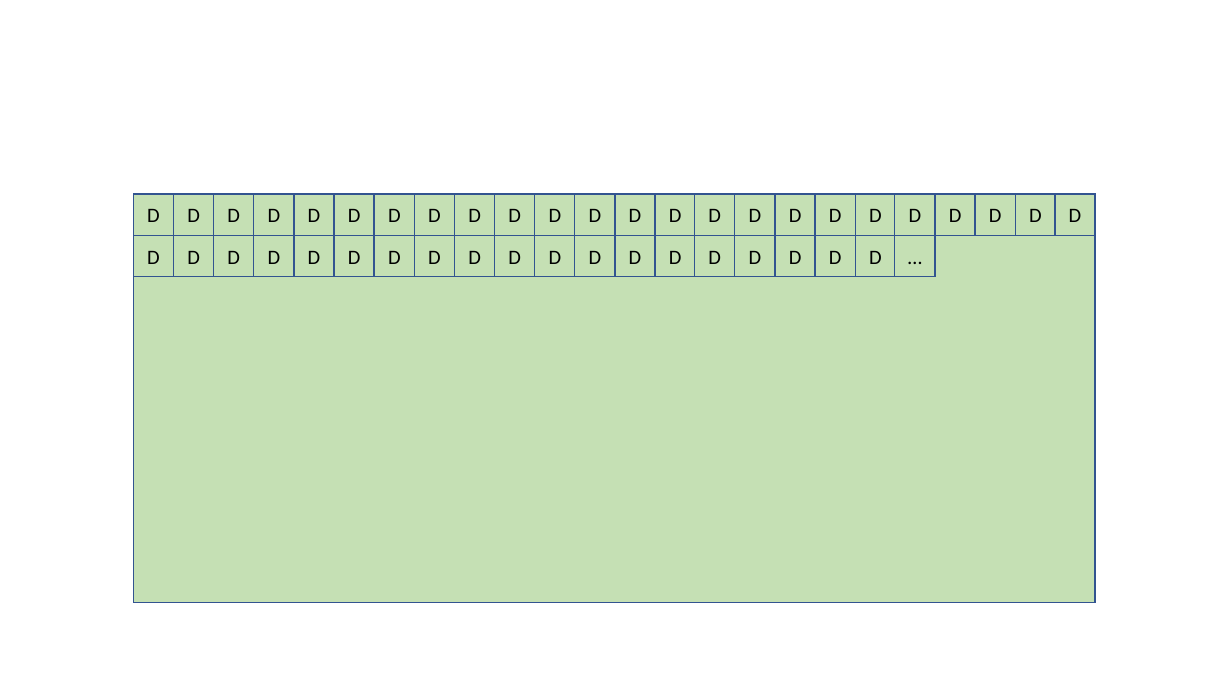
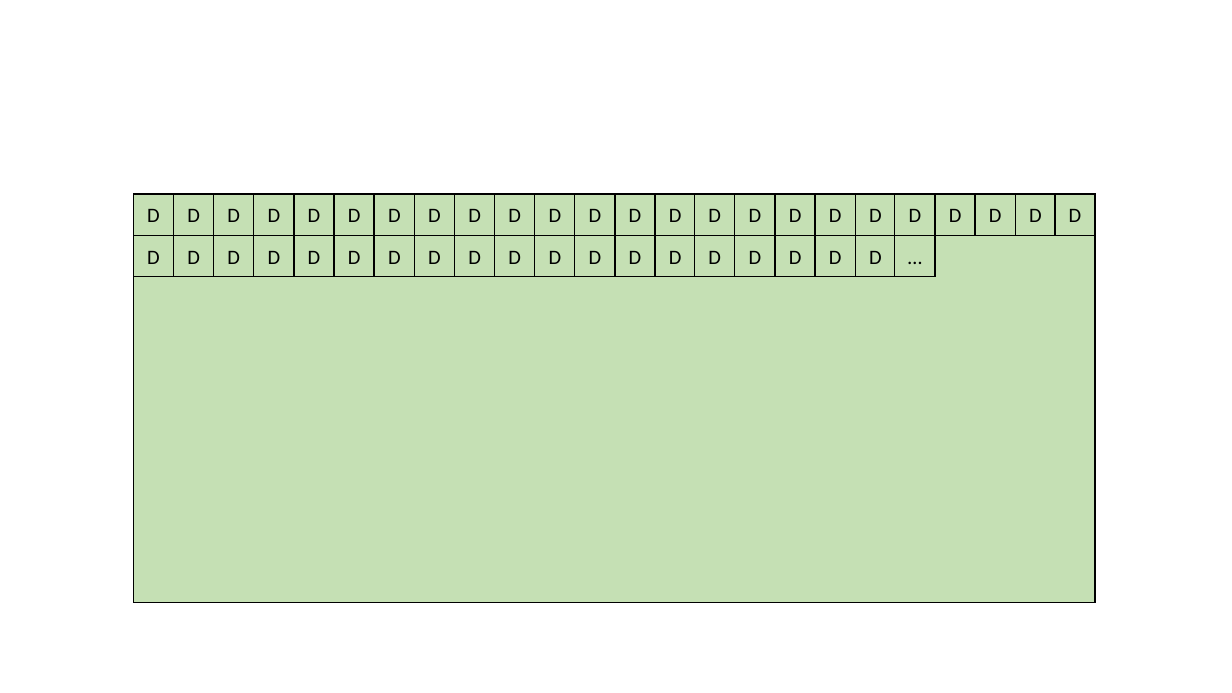
Before and after one commit to snaphat/phd_aaron_landwehr, a slide deck: slide 1 of fig/classic_video.pptx. Drawn at 1232x693 pixels with LibreOffice and Linux fonts; fonts in the diff are those of the drawing. Boxes give left, top, right and bottom in pixels: in the first picture for what was removed or moved away, otherwise in the second. Text is boxed around its words. In the diff, an @@ line names an element or a change of style, - is before the commit and + after.

```diff
--- a/fig/classic_video.pptx
+++ b/fig/classic_video.pptx
@@ outline #325491 1 pt to #000000 1 pt in 45 elements at (x1=133, y1=194, x2=173, y2=236), (x1=174, y1=194, x2=213, y2=236), (x1=213, y1=194, x2=253, y2=236), (x1=254, y1=194, x2=294, y2=236), (x1=294, y1=194, x2=334, y2=236), (x1=334, y1=194, x2=373, y2=236), (x1=374, y1=194, x2=414, y2=236), (x1=414, y1=194, x2=454, y2=236), (x1=455, y1=194, x2=494, y2=236), (x1=494, y1=194, x2=534, y2=236), (x1=535, y1=194, x2=575, y2=236), (x1=815, y1=194, x2=855, y2=236), (x1=856, y1=194, x2=896, y2=236), (x1=895, y1=194, x2=934, y2=236), (x1=935, y1=194, x2=975, y2=236), (x1=975, y1=194, x2=1015, y2=236), (x1=1016, y1=194, x2=1055, y2=236), (x1=1055, y1=194, x2=1095, y2=236), (x1=575, y1=194, x2=615, y2=236), (x1=616, y1=194, x2=655, y2=236), (x1=655, y1=194, x2=695, y2=236), (x1=695, y1=194, x2=735, y2=236), (x1=735, y1=194, x2=775, y2=236), (x1=775, y1=194, x2=815, y2=236), (x1=133, y1=236, x2=173, y2=277), (x1=174, y1=236, x2=213, y2=277), (x1=213, y1=236, x2=253, y2=277), (x1=254, y1=236, x2=294, y2=277), (x1=294, y1=236, x2=334, y2=277), (x1=334, y1=236, x2=373, y2=277), (x1=374, y1=236, x2=414, y2=277), (x1=414, y1=236, x2=454, y2=277), (x1=455, y1=236, x2=494, y2=277), (x1=494, y1=236, x2=534, y2=277), (x1=535, y1=236, x2=575, y2=277), (x1=815, y1=236, x2=855, y2=277), (x1=856, y1=236, x2=896, y2=277), (x1=575, y1=236, x2=615, y2=277), (x1=616, y1=236, x2=655, y2=277), (x1=655, y1=236, x2=695, y2=277), (x1=695, y1=236, x2=735, y2=277), (x1=735, y1=236, x2=775, y2=277), (x1=775, y1=236, x2=815, y2=277), (x1=895, y1=236, x2=934, y2=277), (x1=133, y1=194, x2=1095, y2=603) @@
```
Also in this commit, not shown: 10 other files.
